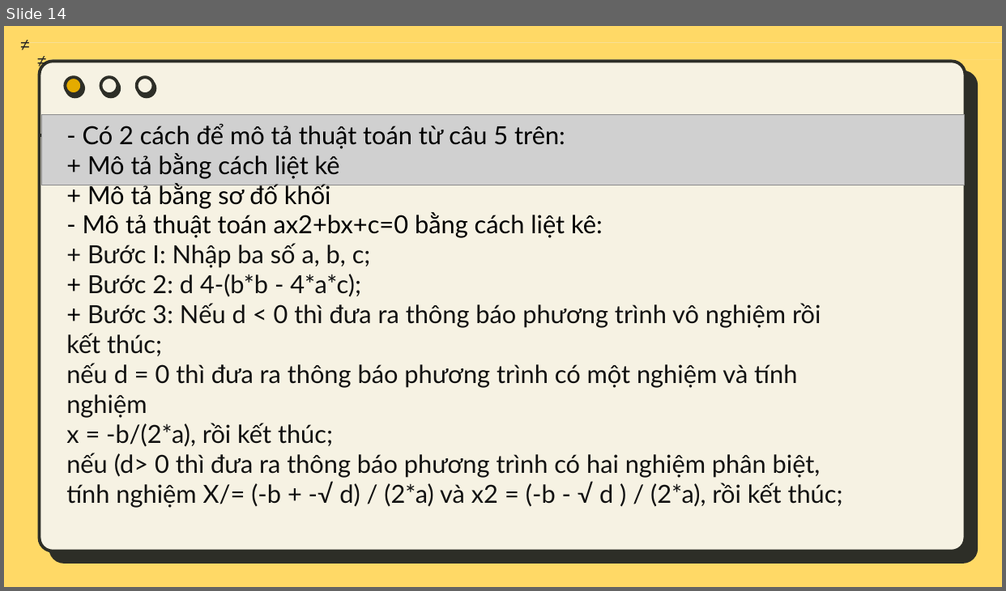
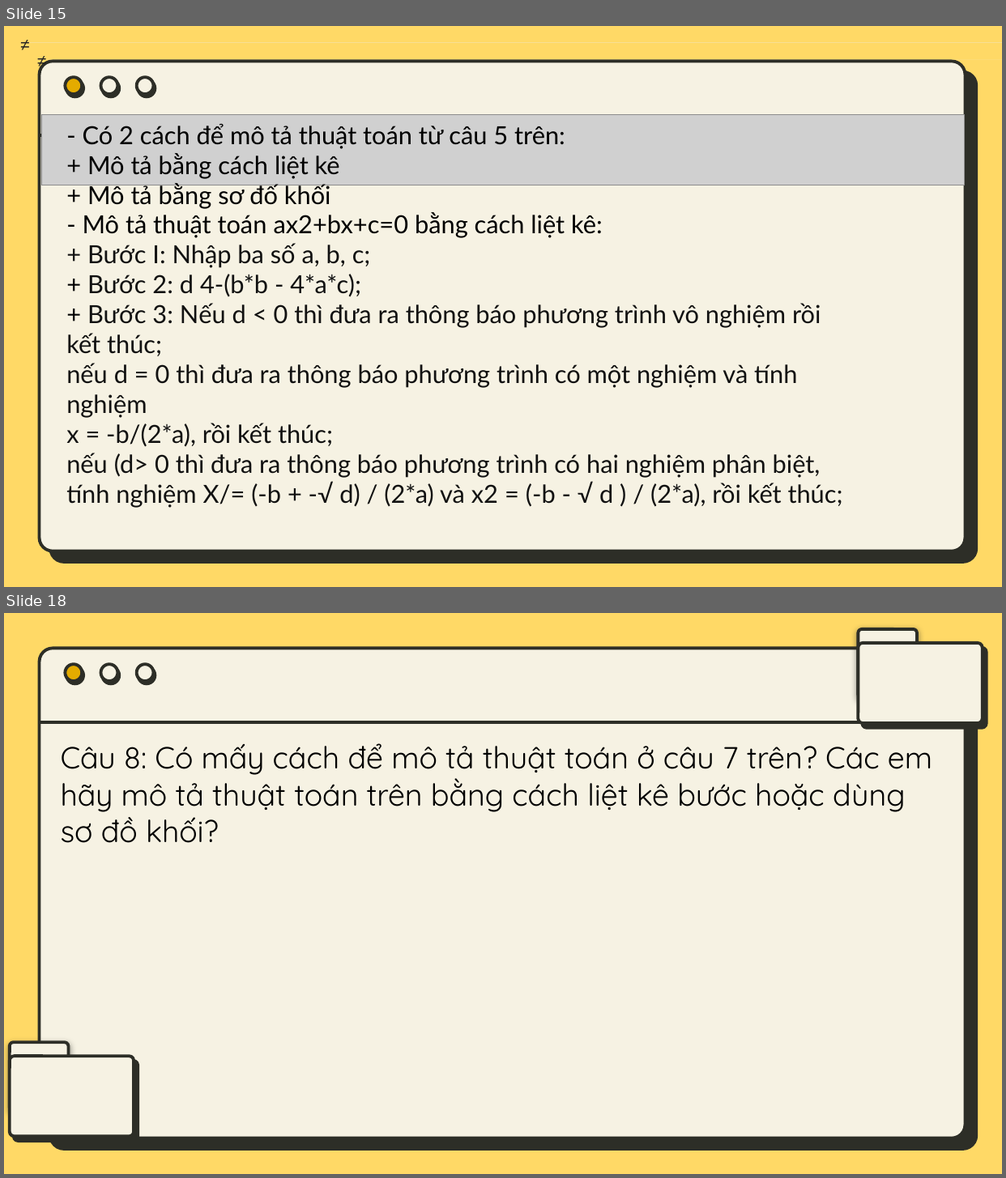
Before and after one commit to ngPhamNgocMinh10A2/Lop-10A02-Nhom-, a slide deck: bai4tin.pptx. Shown one above the other, each under a label of ours: slide 14 before the commit, slides 15 and 18 after it; the slides between them are not shown. The pictures are 1006x591 and 1006x1178 pixels, drawn with LibreOffice and Linux fonts; fonts in the diff are those of the drawing; grey boxes stand for pictures; background and template pictures are left out. Boxes give left, top, right and bottom in pixels: in the first picture for what was removed or moved away, otherwise in the second. Text is boxed around its words. In the diff, an @@ line names an element or a change of style, - is before the commit and + after.

```diff
--- a/bai4tin.pptx
+++ b/bai4tin.pptx
@@ slide 18 added at (4, 613, 1002, 1174), background #FFD966; not listed: 5 template elements that a slide beside it also shows @@
@@ rounded rectangle added at (859, 629, 917, 698), fill #F6F2E3, outline #2D2E27 2.25 pt @@
@@ rounded rectangle added at (859, 643, 982, 723), fill #F6F2E3, outline #2D2E27 2.25 pt @@
@@ text added at (61, 743, 932, 843), 22 pt, text #000000 @@
+Câu 8: Có mấy cách để mô tả thuật toán ở câu 7 trên? Các em hãy mô tả thuật toán trên bằng cách liệt kê bước hoặc dùng sơ đồ khối?
@@ rectangle added at (58, 807, 650, 816), fill #F6F2E3, outline #F6F2E3 2 pt @@
@@ rectangle added at (492, 808, 503, 1105), fill #F6F2E3, outline #F6F2E3 2 pt @@
@@ rectangle added at (582, 808, 782, 819), fill #F6F2E3, outline #F6F2E3 2 pt @@
@@ rounded rectangle added at (10, 1042, 69, 1111), fill #F6F2E3, outline #2D2E27 2.25 pt @@
@@ rounded rectangle added at (10, 1056, 134, 1136), fill #F6F2E3, outline #2D2E27 2.25 pt @@
@@ what was slide 14 is now slide 15 @@
```
Also in this commit, not shown: 9 slides changed, 4 other slides added.
